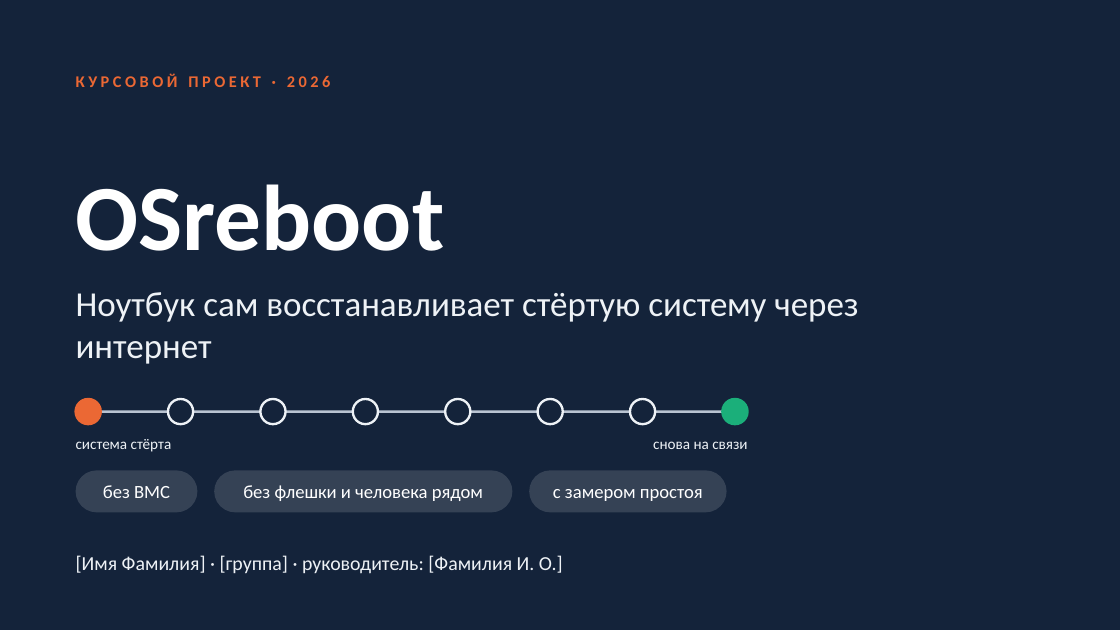
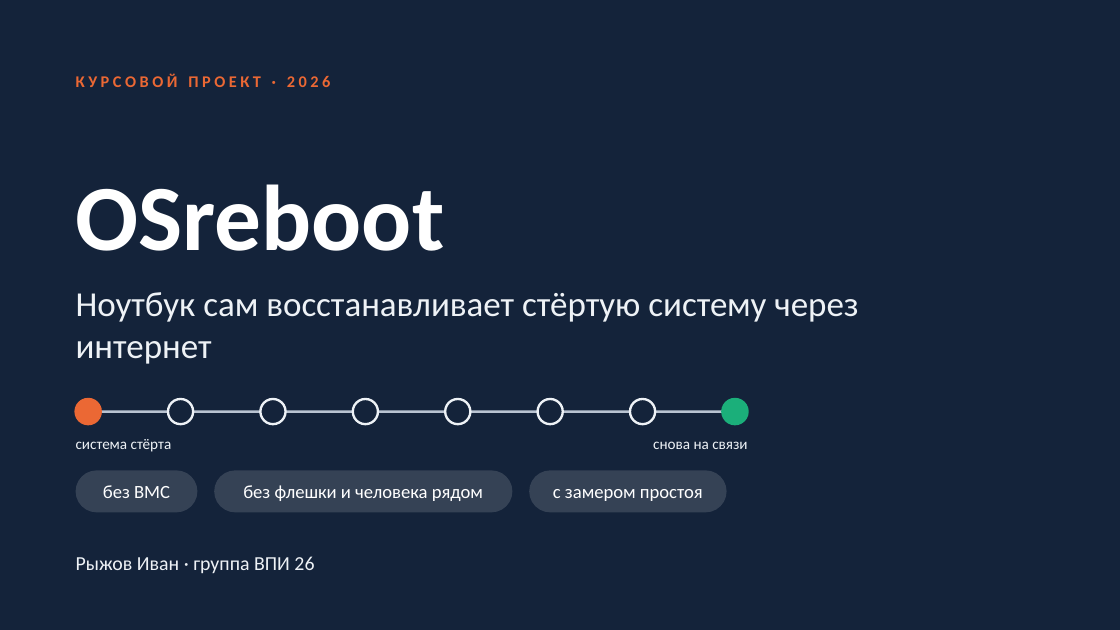
Before and after one commit to Irenid/OSreboot, a slide deck: slide 1 of presentation/OSreboot.pptx. Drawn at 1120x630 pixels with LibreOffice and Linux fonts; fonts in the diff are those of the drawing. Boxes give left, top, right and bottom in pixels: in the first picture for what was removed or moved away, otherwise in the second. Text is boxed around its words. In the diff, an @@ line names an element or a change of style, - is before the commit and + after.

Commit message:
presentation: author name and group on the title slide, no supervisor

```diff
--- a/presentation/OSreboot.pptx
+++ b/presentation/OSreboot.pptx
@@ text at (76,556,314,574): text changed @@
-[Имя Фамилия] · [группа] · руководитель: [Фамилия И. О.]
+Рыжов Иван · группа ВПИ 26
```
Also in this commit, not shown: 1 other file.
